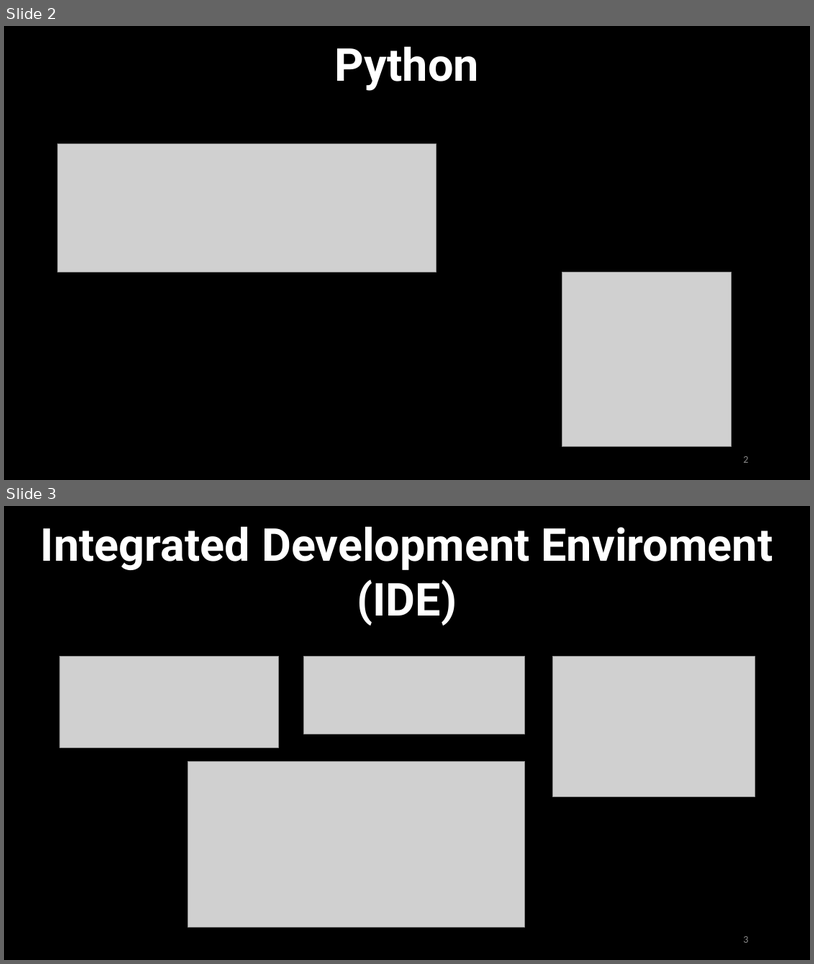
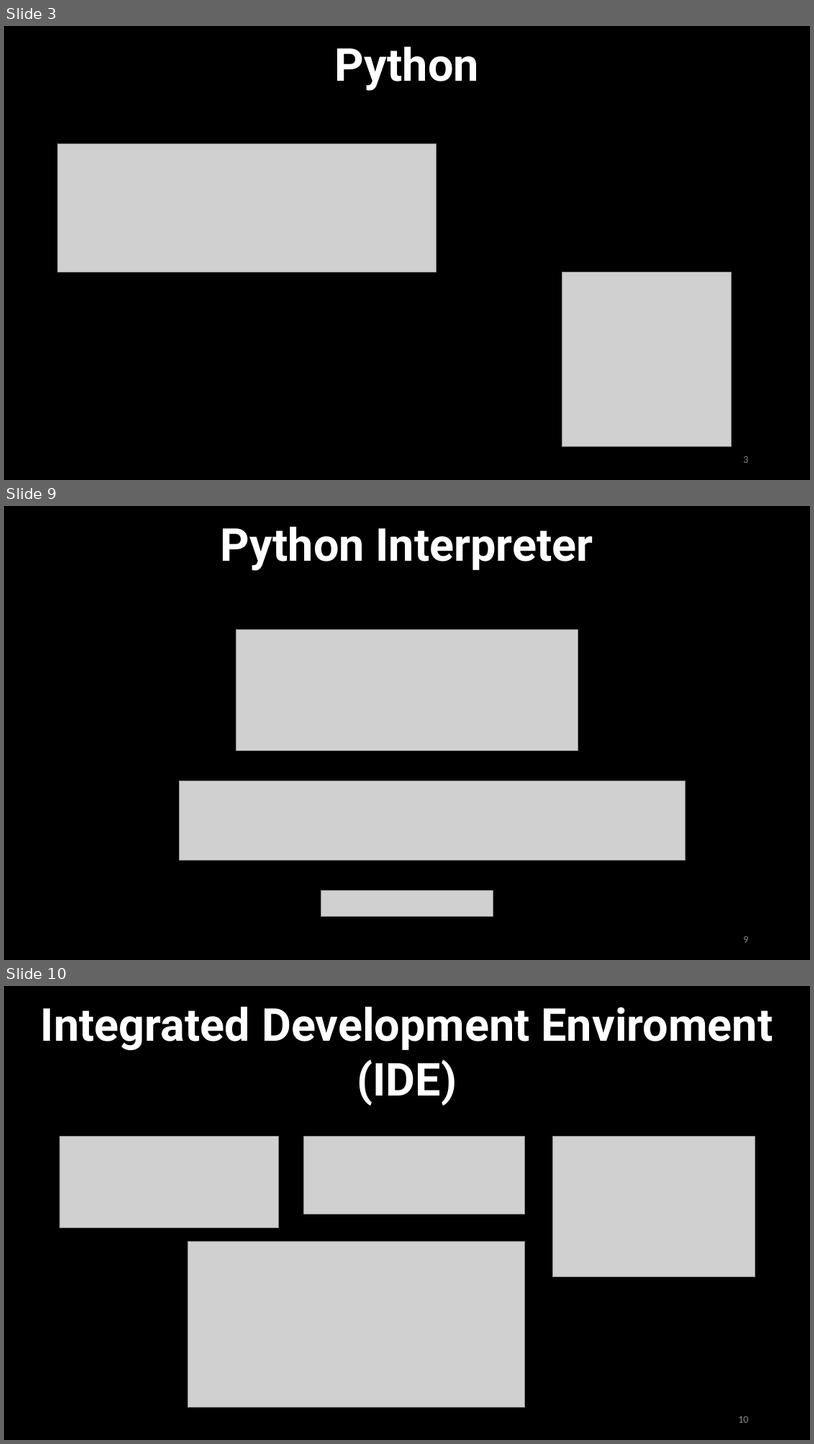
Before and after one commit to urcuqui/WhiteHat, a slide deck: Presentations/Club Hack1ng/Clase13-Python(23,10,2017).pptx. Shown one above the other, each under a label of ours: slides 2 and 3 before the commit, slides 3, 9 and 10 after it; the slides between them are not shown. The pictures are 814x964 and 814x1444 pixels, drawn with LibreOffice and Linux fonts; fonts in the diff are those of the drawing; grey boxes stand for pictures. Boxes give left, top, right and bottom in pixels: in the first picture for what was removed or moved away, otherwise in the second. Text is boxed around its words. In the diff, an @@ line names an element or a change of style, - is before the commit and + after.

Commit message:
Introduction to Python

```diff
--- a/Presentations/Club Hack1ng/Clase13-Python(23,10,2017).pptx
+++ b/Presentations/Club Hack1ng/Clase13-Python(23,10,2017).pptx
@@ slide 9 added at (4, 506, 810, 960), background #000000 @@
@@ text added at (221, 526, 594, 571), 54 pt, text #FFFFFF, bold @@
+Python Interpreter
@@ picture added at (237, 629, 578, 750) @@
@@ picture added at (179, 780, 686, 860) @@
@@ picture added at (321, 890, 493, 917) @@
@@ page number added at (743, 936, 748, 942), 12 pt, text #8C8C8C @@
+9
@@ what was slide 2 is now slide 3 @@
@@ what was slide 3 is now slide 10 @@
@@ page number at (738, 1416, 748, 1422): text changed @@
-3
+10
```
Also in this commit, not shown: 7 other slides added, 2 slides removed, 1 other file.
